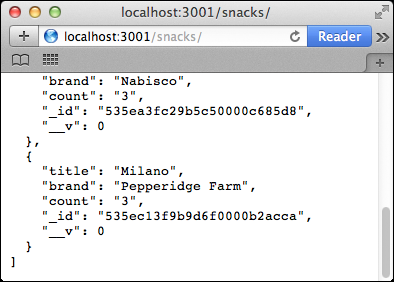
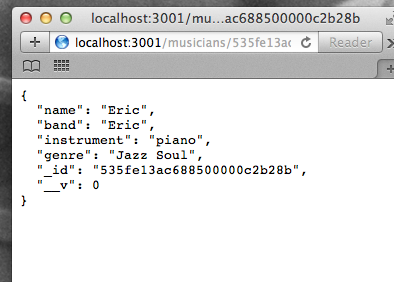
Layer changes from the first w=394, h=282 image to the second:
hid "Layer 13" over [0, 0, 394, 282]
hid "Layer 12" over [0, 0, 394, 282]
hid "Layer 11" over [0, 0, 394, 282]
hid "Layer 10" over [0, 0, 394, 282]
hid "Layer 9" over [0, 0, 394, 282]
hid "Layer 8" over [0, 0, 394, 282]
hid "Layer 6" over [0, 0, 394, 282]
hid "Layer 5" over [0, 0, 394, 282]
hid "Layer 4" over [0, 0, 394, 282]
added layer "Layer 22" above "Layer 21" over [0, 0, 394, 282]
added layer "Layer 21" above "Layer 20" over [0, 0, 394, 282]
added layer "Layer 20" above "Layer 19" over [0, 0, 394, 282]
hid "Layer 3" over [0, 0, 394, 282]
added layer "Layer 16" above "Layer 2" over [0, 0, 394, 282]
painted on "Layer 1" over [47, 83, 91, 96]
painted on "Layer 0" over [57, 84, 120, 94]
